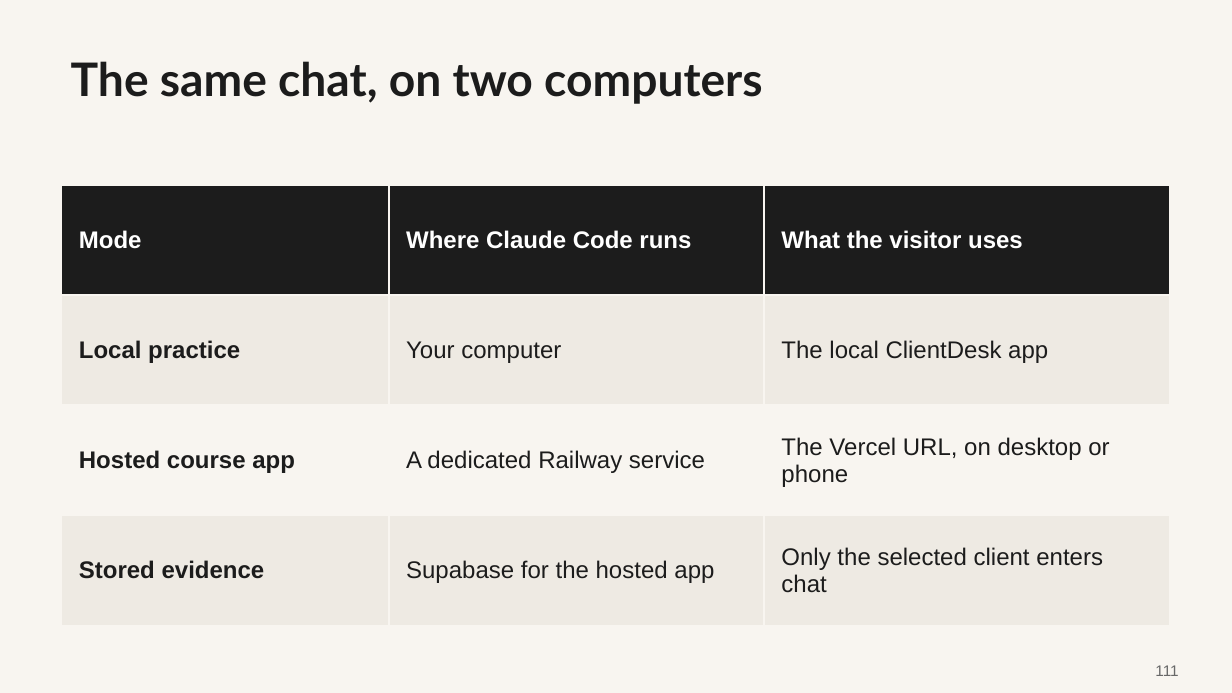
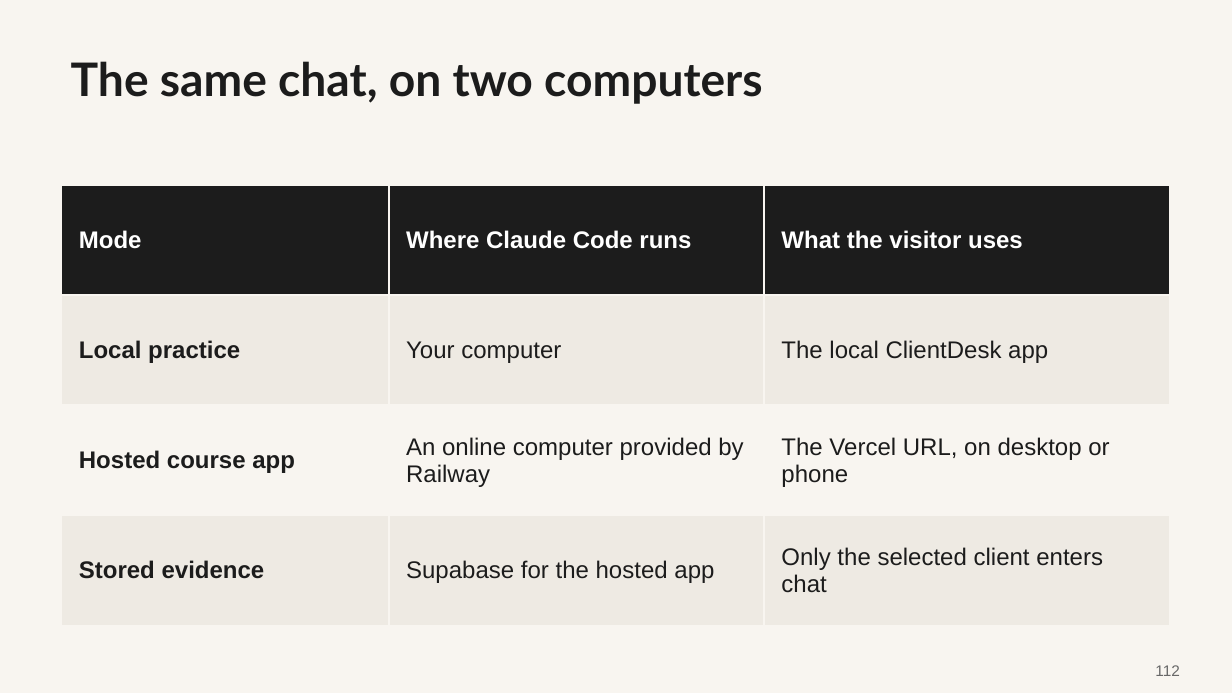
Before and after one commit to promptadvisers/claude-code-next-steps, a slide deck: slide 112 of slides/ClientDesk_Course_End_to_End.pptx (slide 111 before the commit). Drawn at 1232x693 pixels with LibreOffice and Linux fonts; fonts in the diff are those of the drawing. Boxes give left, top, right and bottom in pixels: in the first picture for what was removed or moved away, otherwise in the second. Text is boxed around its words. In the diff, an @@ line names an element or a change of style, - is before the commit and + after.

```diff
--- a/slides/ClientDesk_Course_End_to_End.pptx
+++ b/slides/ClientDesk_Course_End_to_End.pptx
@@ table at (62, 185, 1171, 626) @@
-row 3, column 2: A dedicated Railway service
+row 3, column 2: An online computer provided by Railway
@@ text at (1155, 665, 1179, 676): text changed @@
-111
+112
```
Also in this commit, not shown: 46 other slides changed, 3 slides added, 6 other files.
